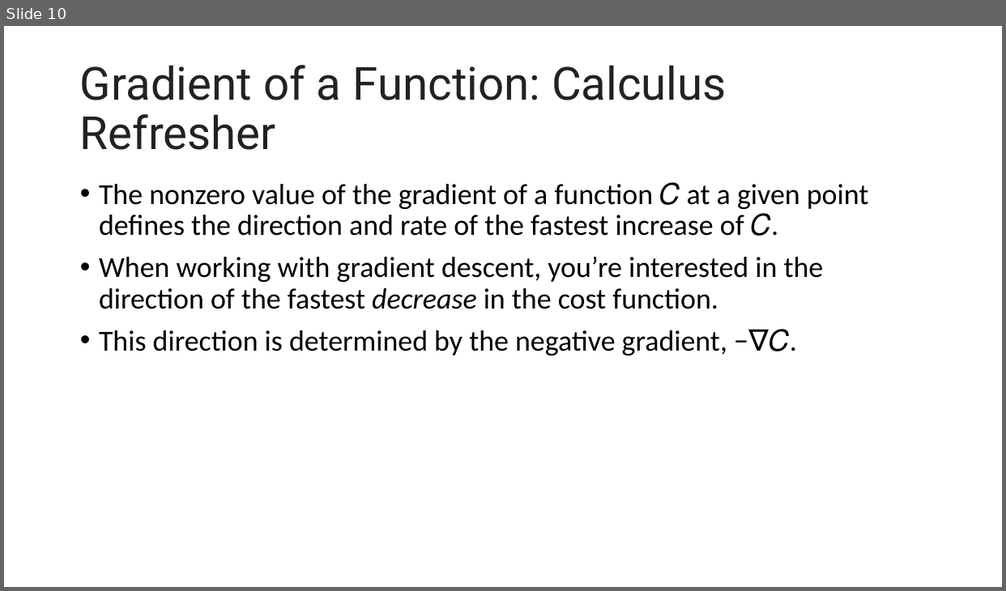
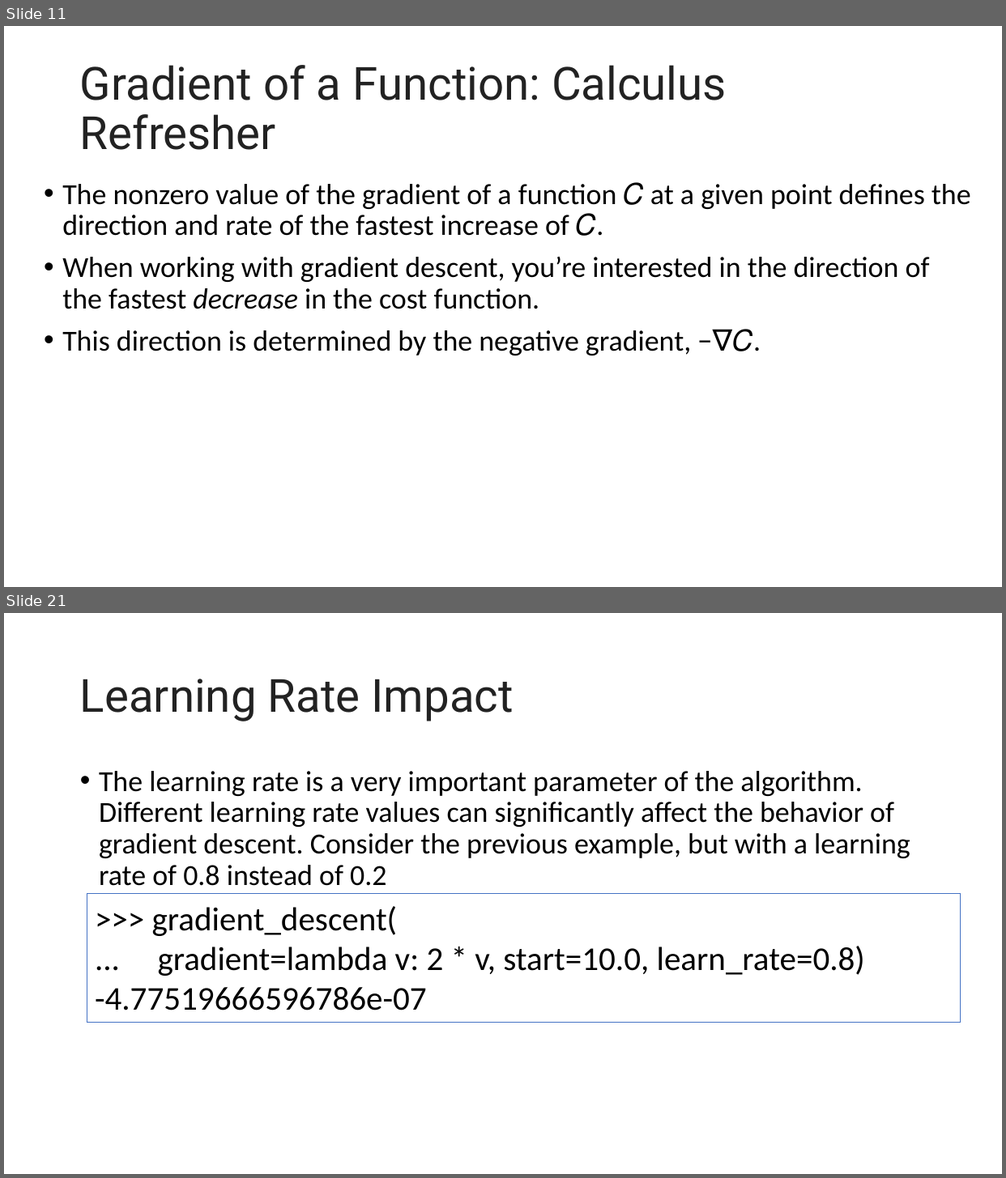
Before and after one commit to motazsaad/Math-Statistics-DataScience, a slide deck: slides/Stochastic Gradient Descent Algorithm.pptx. Shown one above the other, each under a label of ours: slide 10 before the commit, slides 11 and 21 after it; the slides between them are not shown. The pictures are 1006x591 and 1006x1178 pixels, drawn with LibreOffice and Linux fonts; fonts in the diff are those of the drawing. Boxes give left, top, right and bottom in pixels: in the first picture for what was removed or moved away, otherwise in the second. Text is boxed around its words. In the diff, an @@ line names an element or a change of style, - is before the commit and + after.

```diff
--- a/slides/Stochastic Gradient Descent Algorithm.pptx
+++ b/slides/Stochastic Gradient Descent Algorithm.pptx
@@ slide 21 added at [4, 613, 1002, 1174], background #FFFFFF @@
@@ title added at [80, 679, 513, 722], 44 pt, text #222222 @@
+Learning Rate Impact
@@ text added at [99, 771, 910, 886], 28 pt, text #000000 @@
+• The learning rate is a very important parameter of the algorithm. Different learning rate values can significantly affect the behavior of gradient descent. Consider the previous example, but with a learning rate of 0.8 instead of 0.2
@@ rectangle added at [87, 894, 960, 1023], outline #4472C4 0.75 pt, 32 pt, text #000000 @@
+>>> gradient_descent(
+... gradient=lambda v: 2 * v, start=10.0, learn_rate=0.8)
+-4.77519666596786e-07
@@ what was slide 10 is now slide 11 @@
@@ slide 11 changed as well @@
@@ text "The nonzero value of the ..." rewrapped from [99, 182, 868, 356] to [62, 182, 971, 356] @@
```
Also in this commit, not shown: 7 other slides changed, 27 other slides added, 1 other file.
